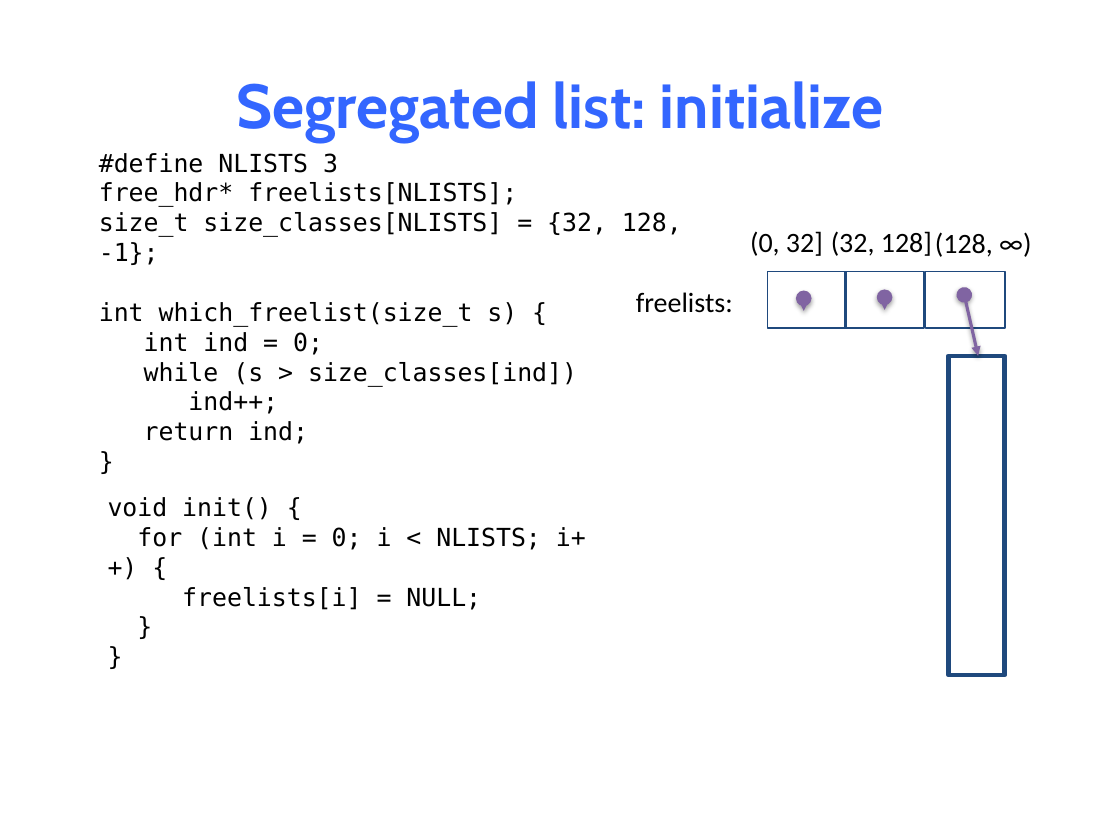
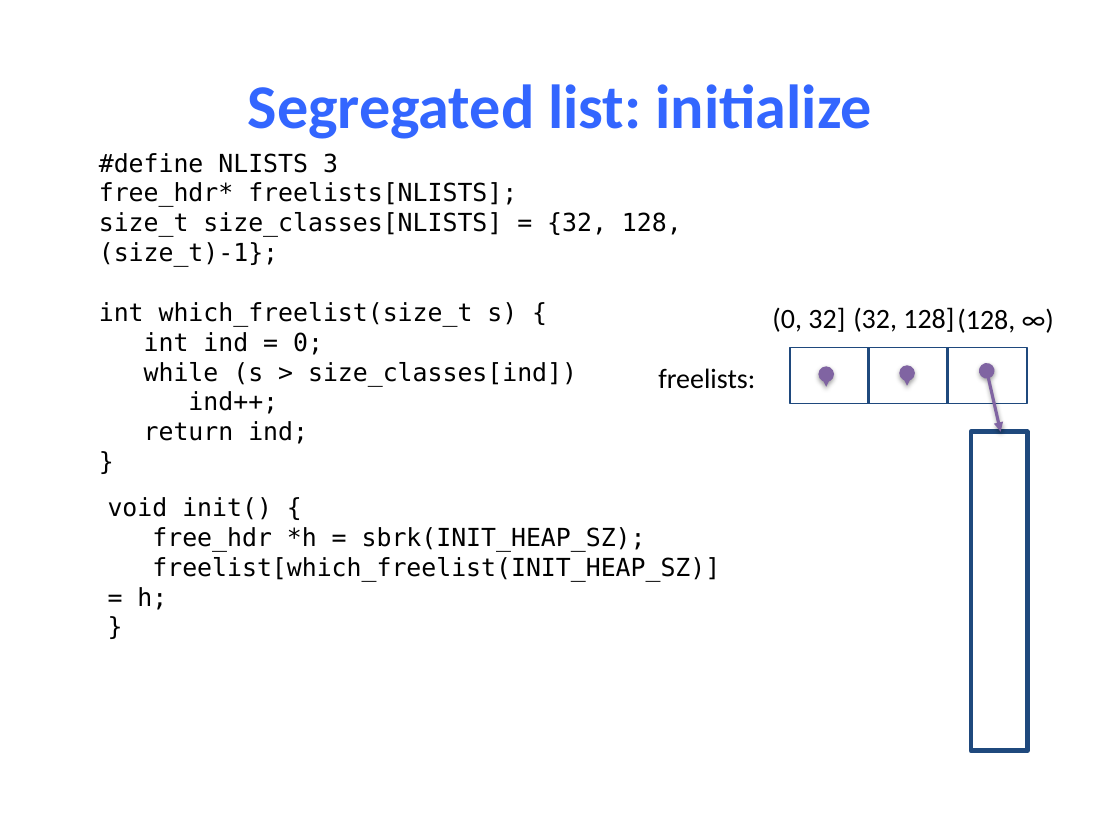
Before and after one commit to NYU-CSO/nyu-cso.github.io, a slide deck: slide 70 of notes/14-Dynamic_Allocator.pptx (slide 53 before the commit). Drawn at 1120x840 pixels with LibreOffice and Linux fonts; fonts in the diff are those of the drawing. Boxes give left, top, right and bottom in pixels: in the first picture for what was removed or moved away, otherwise in the second. Text is boxed around its words. In the diff, an @@ line names an element or a change of style, - is before the commit and + after.

```diff
--- a/notes/14-Dynamic_Allocator.pptx
+++ b/notes/14-Dynamic_Allocator.pptx
@@ title "Segregated list: initialize" at (248, 84, 872, 139): font Cabin to Calibri @@
@@ text at (99, 212, 682, 267): text changed @@
-size_t size_classes[NLISTS] = {32, 128, -1};
+size_t size_classes[NLISTS] = {32, 128, (size_t)-1};
@@ 2 double arrows, 1 text: place and size @@
-2 double arrows, 1 text at (750, 231, 978, 356)
+2 double arrows, 1 text at (772, 307, 1000, 432)
@@ 4 rectangles, 3 texts, 1 double arrow: place and size @@
-4 rectangles, 3 texts, 1 double arrow at (636, 231, 1005, 675)
+4 rectangles, 3 texts, 1 double arrow at (658, 307, 1028, 752)
@@ text at (108, 497, 720, 610): paragraph removed @@
-}
@@ text at (137, 527, 720, 610): text changed @@
-for (int i = 0; i < NLISTS; i++) {
-freelists[i] = NULL;
+free_hdr *h = sbrk(INIT_HEAP_SZ);
+freelist[which_freelist(INIT_HEAP_SZ)] = h;
```
Also in this commit, not shown: 51 other slides changed, 29 slides added, 10 slides removed, 1 other file.
